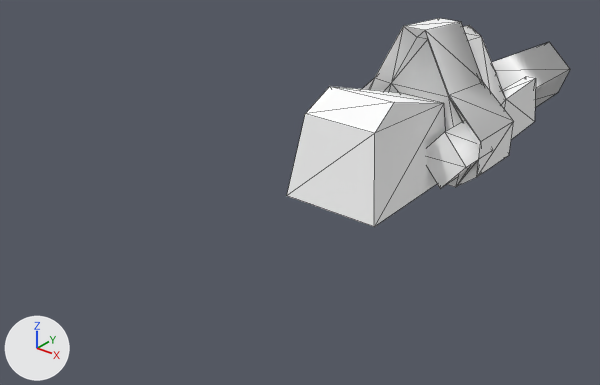
The OBJ model Assets/Art/Nova1492/GXConverted/Models/UnitParts/ArmWeapons/datan_common_arm36_bnso_b047ecaf.obj, before and after one commit.
Both versions are drawn from a 50 mm camera at (1.54, -3.06, 1.35) aimed at (-0.16, -0.93, 0.04). The lights are fixed; the arrows at lower left show +X, +Y and +Z. The first picture is the older version. Mesh edges are drawn as thin lines. Where no turn or scale is listed for an object, it has been applied to the vertices.

Names of what the first picture shows: 'datan_common_arm36_bnso_b047ecaf'.
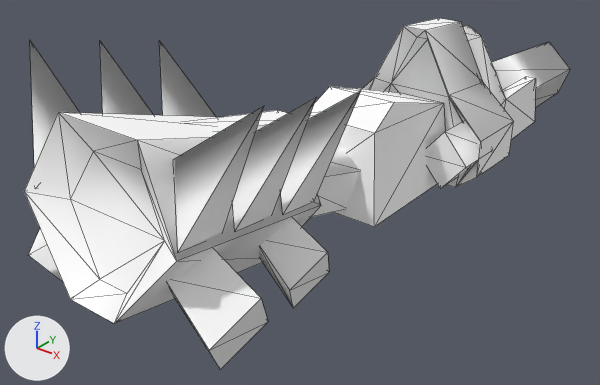
Patch to the scene script:
```diff
--- a/Assets/Art/Nova1492/GXConverted/Models/UnitParts/ArmWeapons/datan_common_arm36_bnso_b047ecaf.obj.py
+++ b/Assets/Art/Nova1492/GXConverted/Models/UnitParts/ArmWeapons/datan_common_arm36_bnso_b047ecaf.obj.py
@@ me_datan_common_arm36_bnso_b047ecaf_mesh02 @@
+me_datan_common_arm36_bnso_b047ecaf_mesh02.from_pydata(...)  # 92 vertices, 110 faces; spans x -0.408..0.427, y -1.989..-0.921, z -0.004..0.746
+me_datan_common_arm36_bnso_b047ecaf_mesh02.materials.append(mat_datan_common_arm36_bnso_b047ecaf)  # its picture is missing
@@ ob_datan_common_arm36_bnso_b047ecaf_mesh02 @@
+ob_datan_common_arm36_bnso_b047ecaf_mesh02 = bpy.data.objects.new('datan_common_arm36_bnso_b047ecaf_mesh02', me_datan_common_arm36_bnso_b047ecaf_mesh02)
+ob_datan_common_arm36_bnso_b047ecaf_mesh02.location = (0.0, 0.0, 0.0)
```

Pixel boxes (x1, y1, x2, y2) of what changed, in the pictures (600 x 385 px):
'datan_common_arm36_bnso_b047ecaf_mesh02', added: after (24, 41, 361, 369)
